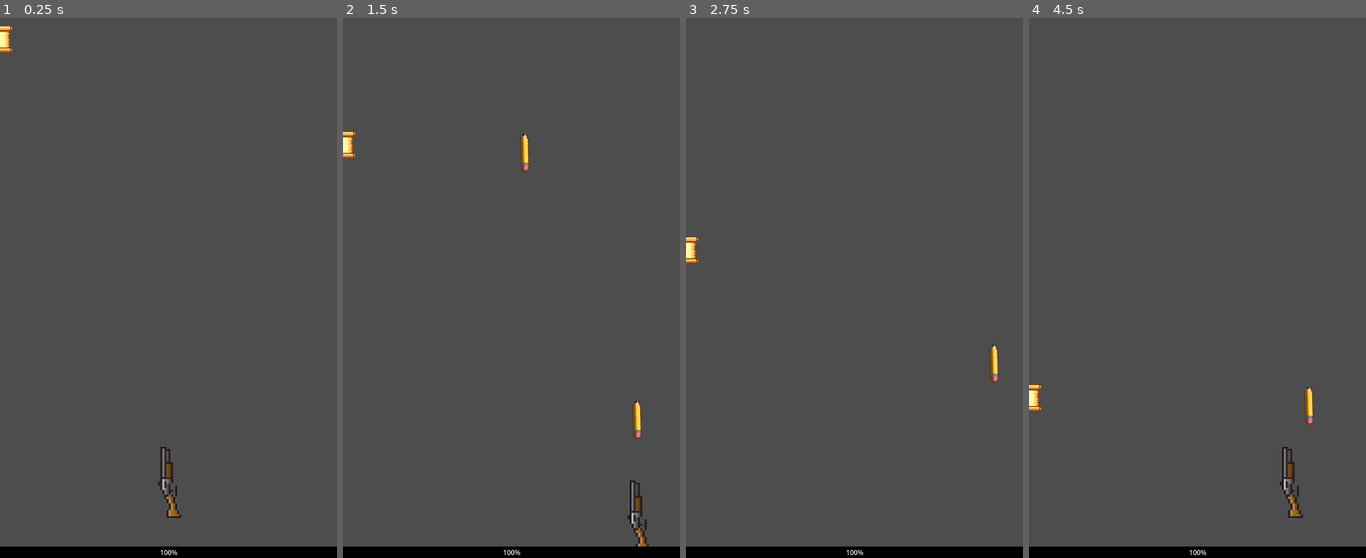
Above: before the commit, frames 1-4 (left to right).
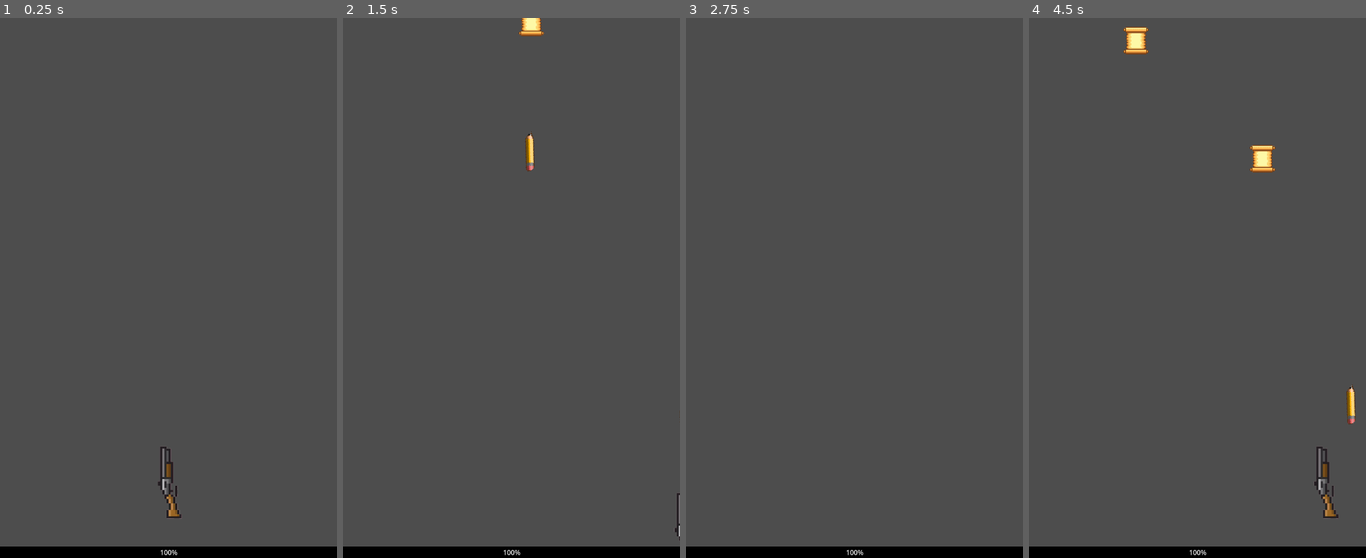
Above: after the commit, the same moments.

Repository: Ayden-Herbst/school-shooter
Game: Godot game, scene res://scenes/main.tscn
The game is run twice, just before and just after one commit, with the same random seed, the same clock (stepped at 60 frames per second) and the same inputs. The project has no main scene, so this scene is started directly.
Inputs:
- Up to frame 1 (0.25 s): no input
- Up to frame 2 (1.5 s): hold D (move_right) 0.53-1.28 s; tap Space (shoot) at 0.6, 1.35 s; hold S (move_down) from 1.28 s (still down)
- Up to frame 3 (2.75 s): release S (move_down) at 2.03 s; hold D (move_right) from 2.03 s (still down); tap Space (shoot) at 2.1 s
- Up to frame 4 (4.5 s): release D (move_right) at 2.78 s; hold W (move_up) 2.78-3.53 s; tap Space (shoot) at 2.85, 3.6, 4.35 s; hold A (move_left) from 3.53 s (still down)

The runs differ from the first frame. In frame 1, 0.2% of the frame differs, in the area x 0-4%, y 1-7%; in frame 2, 1.3%; in frame 3, 0.3%; in frame 4, 2.0%, in the area x 0-97%, y 1-93%.

Commit message:
Added: Enemy generation and progress bar.

Diff:
--- a/scenes/main.tscn
+++ b/scenes/main.tscn
@@ -1,13 +1,15 @@
-[gd_scene load_steps=6 format=3 uid="uid://dsptpyb6da0lp"]
+[gd_scene load_steps=7 format=3 uid="uid://dsptpyb6da0lp"]
 
 [ext_resource type="Script" path="res://scripts/main.gd" id="1_0x67i"]
 [ext_resource type="PackedScene" uid="uid://dfjcreq588cjd" path="res://scenes/player.tscn" id="2_ek8db"]
 [ext_resource type="PackedScene" uid="uid://6uvg1ynfj5sb" path="res://scenes/laser.tscn" id="3_4g5fi"]
+[ext_resource type="PackedScene" uid="uid://b230sd13b7hj1" path="res://scenes/project_enemy.tscn" id="3_5c5pe"]
 [ext_resource type="PackedScene" uid="uid://o1d4cc2cqb8u" path="res://scenes/enemy.tscn" id="4_bnrpm"]
 [ext_resource type="PackedScene" uid="uid://w4urfusrgfa" path="res://scenes/hud.tscn" id="5_rmhpg"]
 
 [node name="Main" type="Node2D"]
 script = ExtResource("1_0x67i")
+enemy_scenes = Array[PackedScene]([ExtResource("4_bnrpm"), ExtResource("3_5c5pe")])
 
 [node name="Player" parent="." instance=ExtResource("2_ek8db")]
 
@@ -20,6 +22,12 @@
 
 [node name="LaserContainer" type="Node2D" parent="."]
 
-[node name="Enemy" parent="." instance=ExtResource("4_bnrpm")]
+[node name="HUD" parent="." instance=ExtResource("5_rmhpg")]
 
-[node name="HUD" parent="." instance=ExtResource("5_rmhpg")]
+[node name="EnemyContainer" type="Node" parent="."]
+
+[node name="EnemySpawnTimer" type="Timer" parent="."]
+wait_time = 1.391
+autostart = true
+
+[connection signal="timeout" from="EnemySpawnTimer" to="." method="_on_enemy_spawn_timer_timeout"]
--- a/scenes/project_enemy.tscn
+++ b/scenes/project_enemy.tscn
@@ -1,9 +1,13 @@
-[gd_scene load_steps=3 format=3 uid="uid://b230sd13b7hj1"]
+[gd_scene load_steps=4 format=3 uid="uid://b230sd13b7hj1"]
 
 [ext_resource type="PackedScene" uid="uid://o1d4cc2cqb8u" path="res://scenes/enemy.tscn" id="1_jya5b"]
+[ext_resource type="Script" path="res://scripts/project_enemy.gd" id="2_1lyle"]
 [ext_resource type="Texture2D" uid="uid://cblnnqyvro48" path="res://assets/enemy2.png" id="2_p8hyc"]
 
 [node name="ProjectEnemy" instance=ExtResource("1_jya5b")]
+script = ExtResource("2_1lyle")
+speed = 100.0
+player = NodePath("")
 
 [node name="Sprite2D" parent="." index="1"]
 texture = ExtResource("2_p8hyc")
--- a/scripts/laser.gd
+++ b/scripts/laser.gd
@@ -13,6 +13,6 @@
 
 
 func _on_area_entered(area):
-	if area is Enemy:
+	if area is Enemy || ProjectEnemy:
 		queue_free()
 		area.die()
--- a/scripts/main.gd
+++ b/scripts/main.gd
@@ -5,6 +5,10 @@
 # accesses and stores the spwan point node
 @onready var player_spawn_point = $PlayerSpawnPoint
 @onready var laser_container = $LaserContainer
+
+@export var enemy_scenes: Array[PackedScene] = []
+@onready var timer = $EnemySpawnTimer
+@onready var enemy_container = $EnemyContainer
 
 # Called when the node enters the scene tree for the first time.
 func _ready():
@@ -30,3 +34,9 @@
 	laser.global_position = location
 	print(location)
 	laser_container.add_child(laser)
+
+func _on_enemy_spawn_timer_timeout():
+	print('woof')
+	var en = enemy_scenes.pick_random().instantiate()
+	en.global_position = Vector2(randf_range(50, 750), -10)
+	enemy_container.add_child(en)
--- a/scripts/player.gd
+++ b/scripts/player.gd
@@ -1,7 +1,7 @@
 class_name Player extends CharacterBody2D
 
 #defining speed
-@export var speed = 400.0
+@export var speed = 550.0
 @export var hp = 100
 
 #getting laser scene to be accessed
--- /dev/null
+++ b/scripts/project_enemy.gd
@@ -0,0 +1,19 @@
+class_name ProjectEnemy extends Area2D
+
+@export var speed = 100.0
+@export var player : NodePath
+# Called when the node enters the scene tree for the first time.
+
+# Called every frame. 'delta' is the elapsed time since the previous frame.
+func _physics_process(delta):
+	global_position.y += speed * delta
+
+func die():
+	queue_free()
+
+func _on_visible_on_screen_notifier_2d_screen_exited():
+	var player_node = get_node("../Player") as CharacterBody2D #Accesses the Player Node
+	if player_node:
+		player_node.reduce_health(20)
+		print(player_node.hp)
+		queue_free() # free the enemy node when it exits the screen
